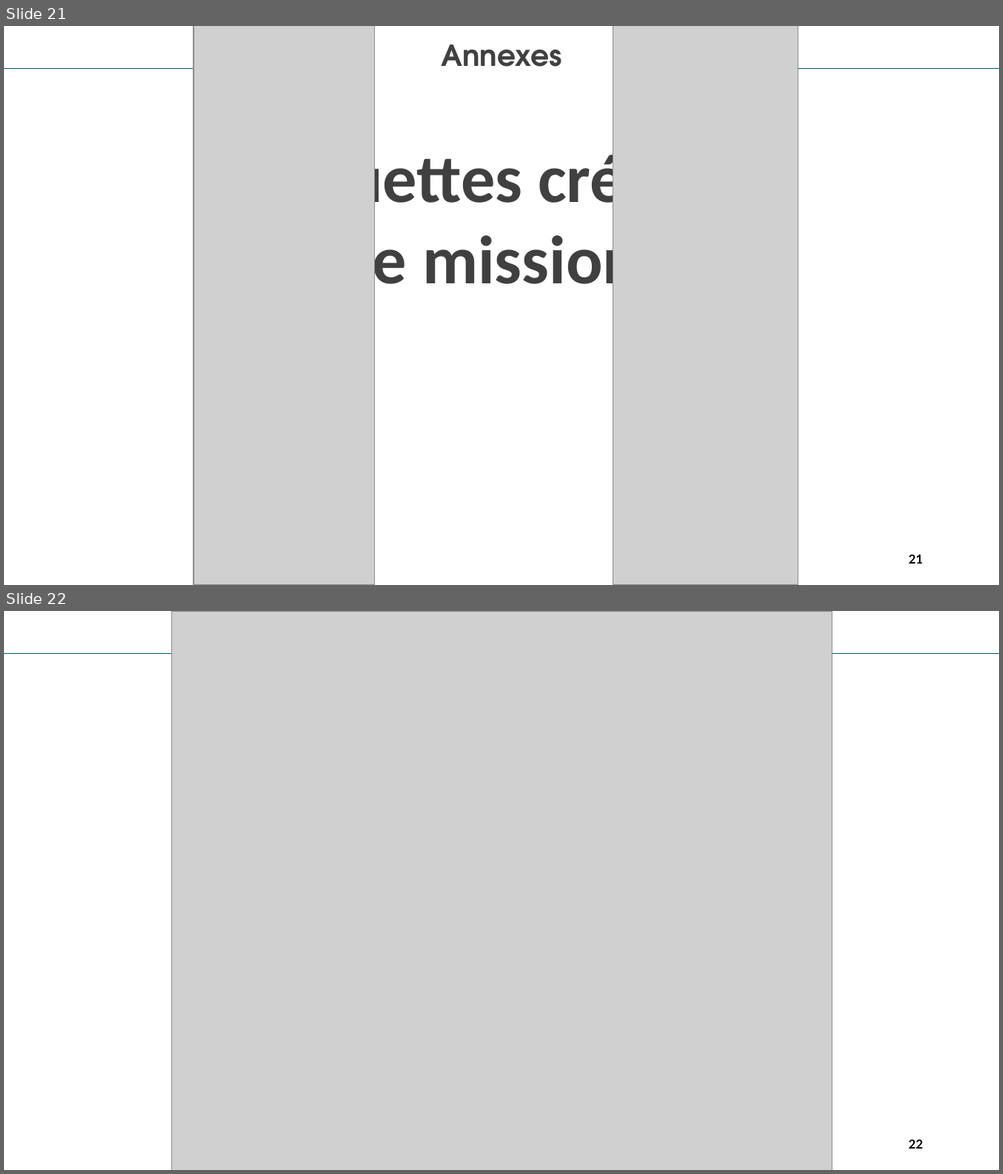
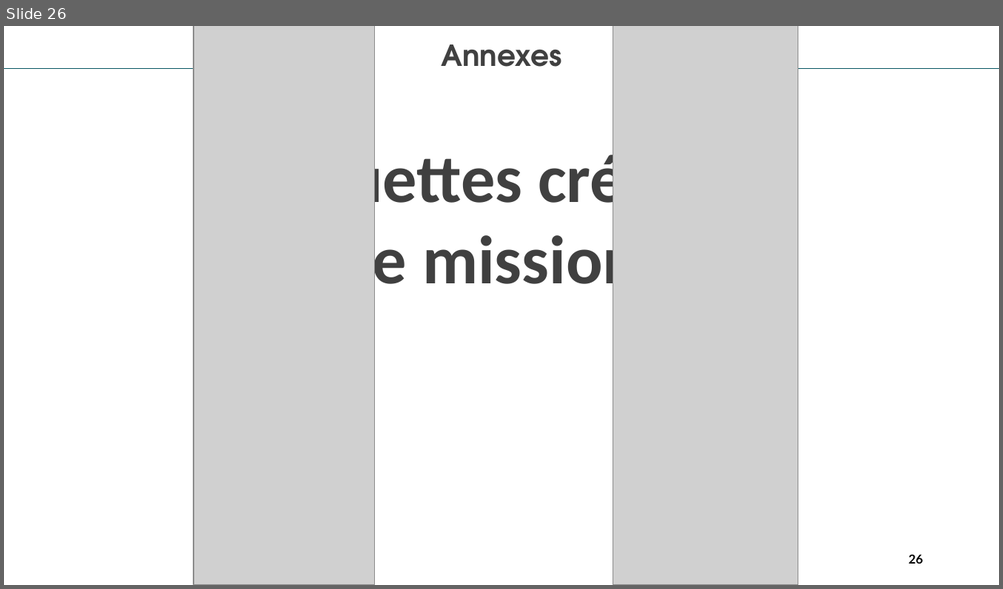
Before and after one commit to El-pollo-loco-adrar/cours_CDA, a slide deck: FIL_ROUGE/power point/fil rouge.pptx. Shown one above the other, each under a label of ours: slides 21 and 22 before the commit, slide 26 after it. The pictures are 1003x1174 and 1003x589 pixels, drawn with LibreOffice and Linux fonts; fonts in the diff are those of the drawing; grey boxes stand for pictures. Boxes give left, top, right and bottom in pixels: in the first picture for what was removed or moved away, otherwise in the second. Text is boxed around its words. In the diff, an @@ line names an element or a change of style, - is before the commit and + after.

```diff
--- a/FIL_ROUGE/power point/fil rouge.pptx
+++ b/FIL_ROUGE/power point/fil rouge.pptx
@@ slide 22 removed at (x1=4, y1=611, x2=999, y2=1170), background #FFFFFF @@
@@ picture removed at (x1=171, y1=611, x2=831, y2=1170) @@
@@ arrow removed from (4, 653) to (338, 653) @@
@@ arrow removed from (999, 653) to (665, 653) @@
@@ page number removed at (x1=908, y1=1139, x2=922, y2=1149) @@
-22
@@ what was slide 21 is now slide 26 @@
@@ page number at (x1=908, y1=554, x2=922, y2=564): text changed @@
-21
+26
```
Also in this commit, not shown: 2 slides changed, 5 slides added, 1 other slide removed, 10 other files.
